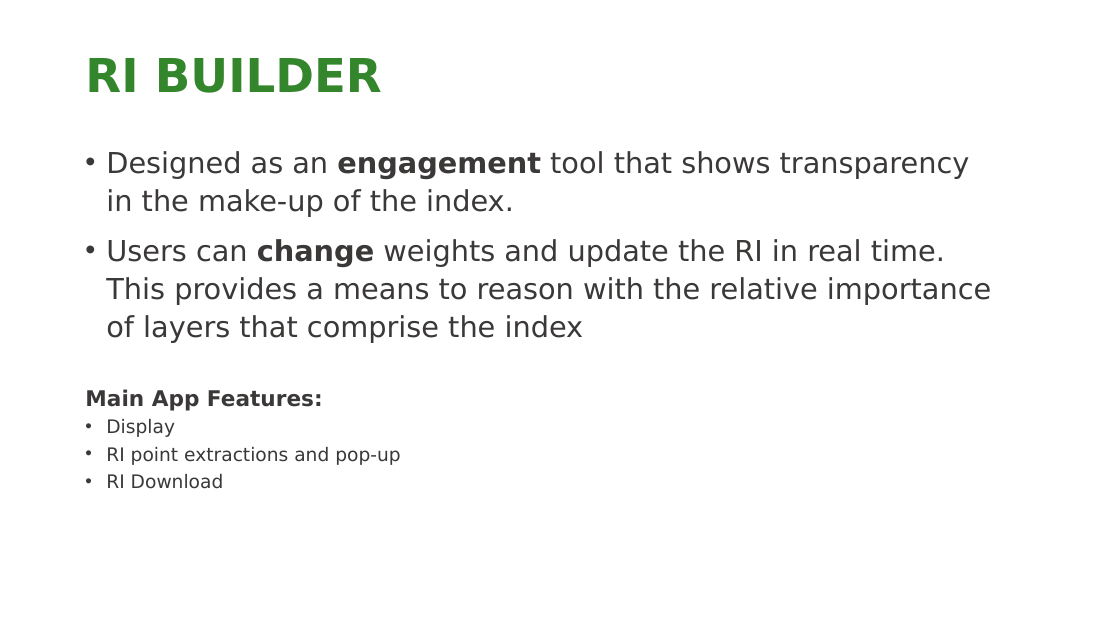
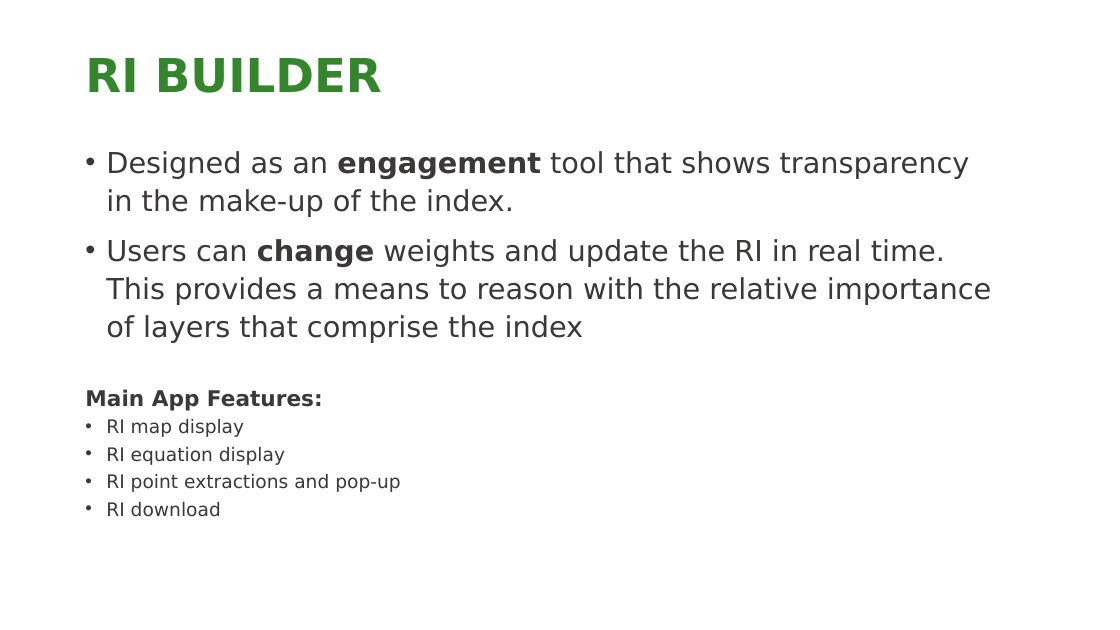
Before and after one commit to NCC-CNC/RI-proto, a slide deck: slide 7 of www/RI_GUIDE.pptx. Drawn at 1120x630 pixels with LibreOffice and Linux fonts; fonts in the diff are those of the drawing; background and template pictures are left out. Boxes give left, top, right and bottom in pixels: in the first picture for what was removed or moved away, otherwise in the second. Text is boxed around its words. In the diff, an @@ line names an element or a change of style, - is before the commit and + after.

```diff
--- a/www/RI_GUIDE.pptx
+++ b/www/RI_GUIDE.pptx
@@ text at [106,419,285,465]: text changed @@
-• Display
+• RI map display
+• RI equation display
@@ text at [106,502,221,517]: text changed @@
-• RI Download
+• RI download
```
Also in this commit, not shown: 1 other slide changed, 3 other files.
